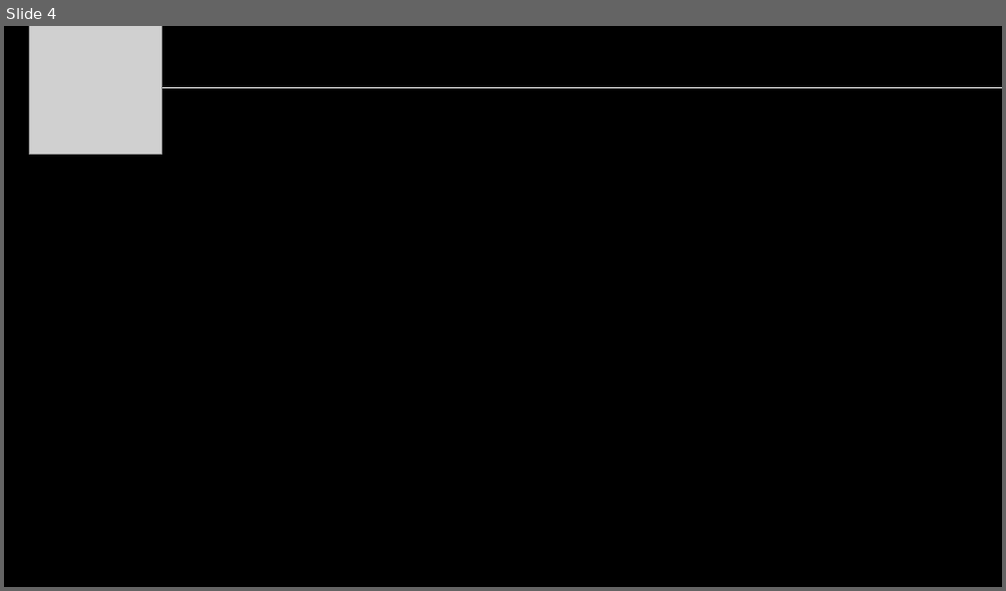
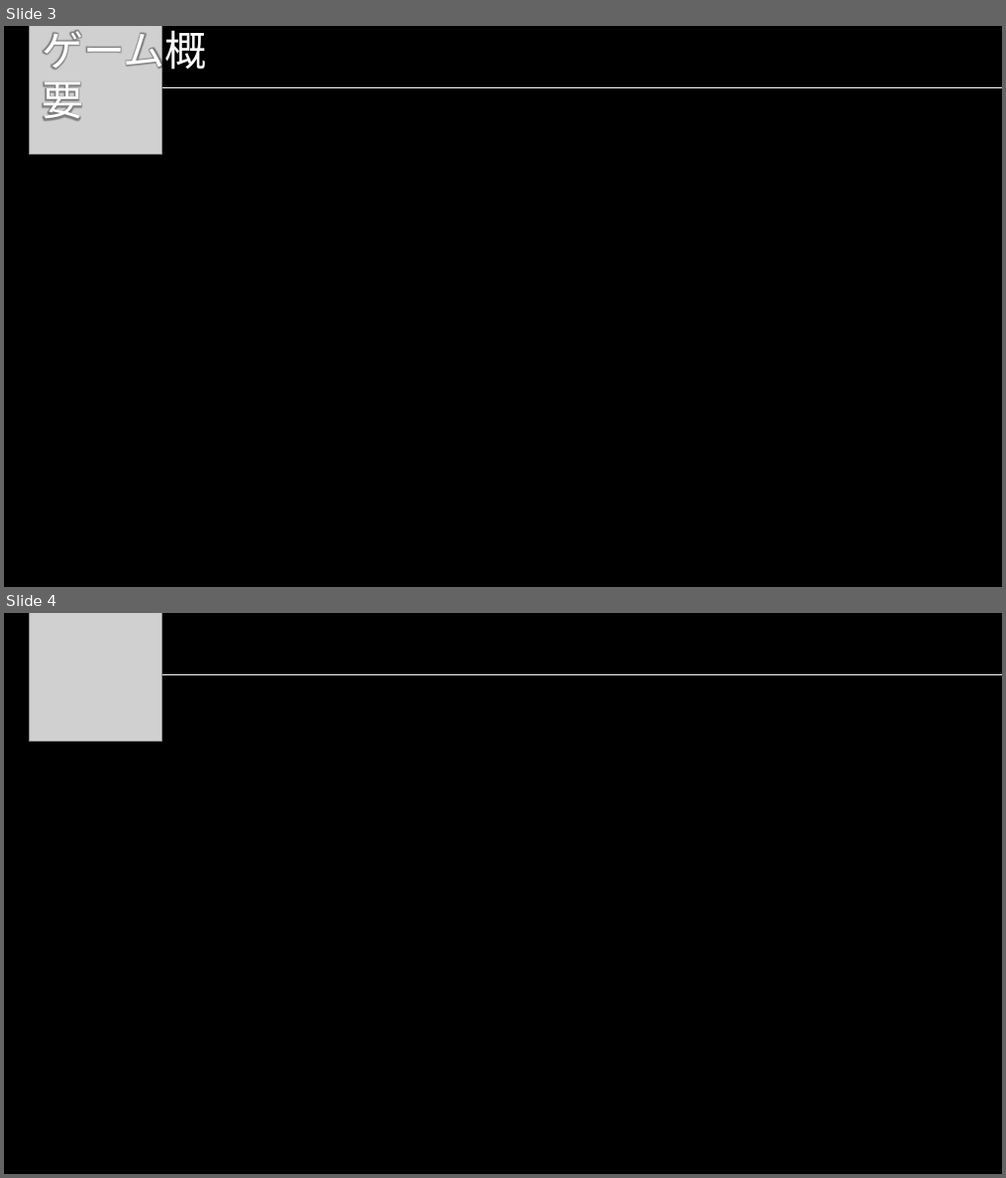
Before and after one commit to suegin/GameDesign, a slide deck: Blade Maiden.pptx. Shown one above the other, each under a label of ours: slide 4 before the commit, slides 3 and 4 after it. The pictures are 1006x591 and 1006x1178 pixels, drawn with LibreOffice and Linux fonts; fonts in the diff are those of the drawing; grey boxes stand for pictures; background and template pictures are left out. Boxes give left, top, right and bottom in pixels: in the first picture for what was removed or moved away, otherwise in the second. Text is boxed around its words. In the diff, an @@ line names an element or a change of style, - is before the commit and + after.

```diff
--- a/Blade Maiden.pptx
+++ b/Blade Maiden.pptx
@@ slide 3 added at (4,26,1002,587), background picture (left out) @@
@@ picture added at (29,26,162,154) @@
@@ text added at (42,26,207,121), 40 pt, text #FFFFFF @@
+ゲーム概要
@@ line added from (69, 88) to (1002, 88), #FFFFFF 1.5 pt @@
```
Also in this commit, not shown: 1 slide changed, 1 slide removed.
